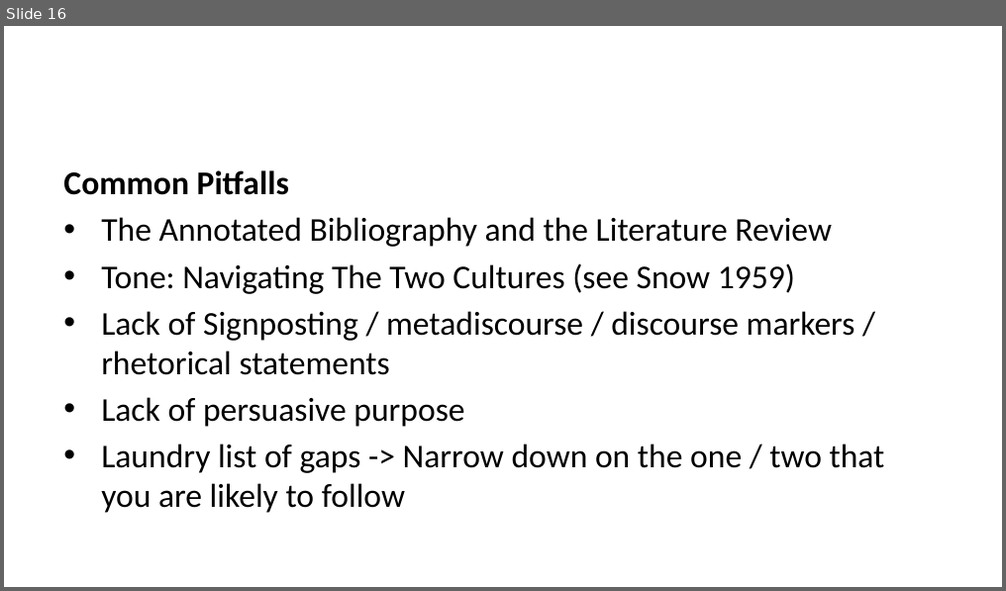
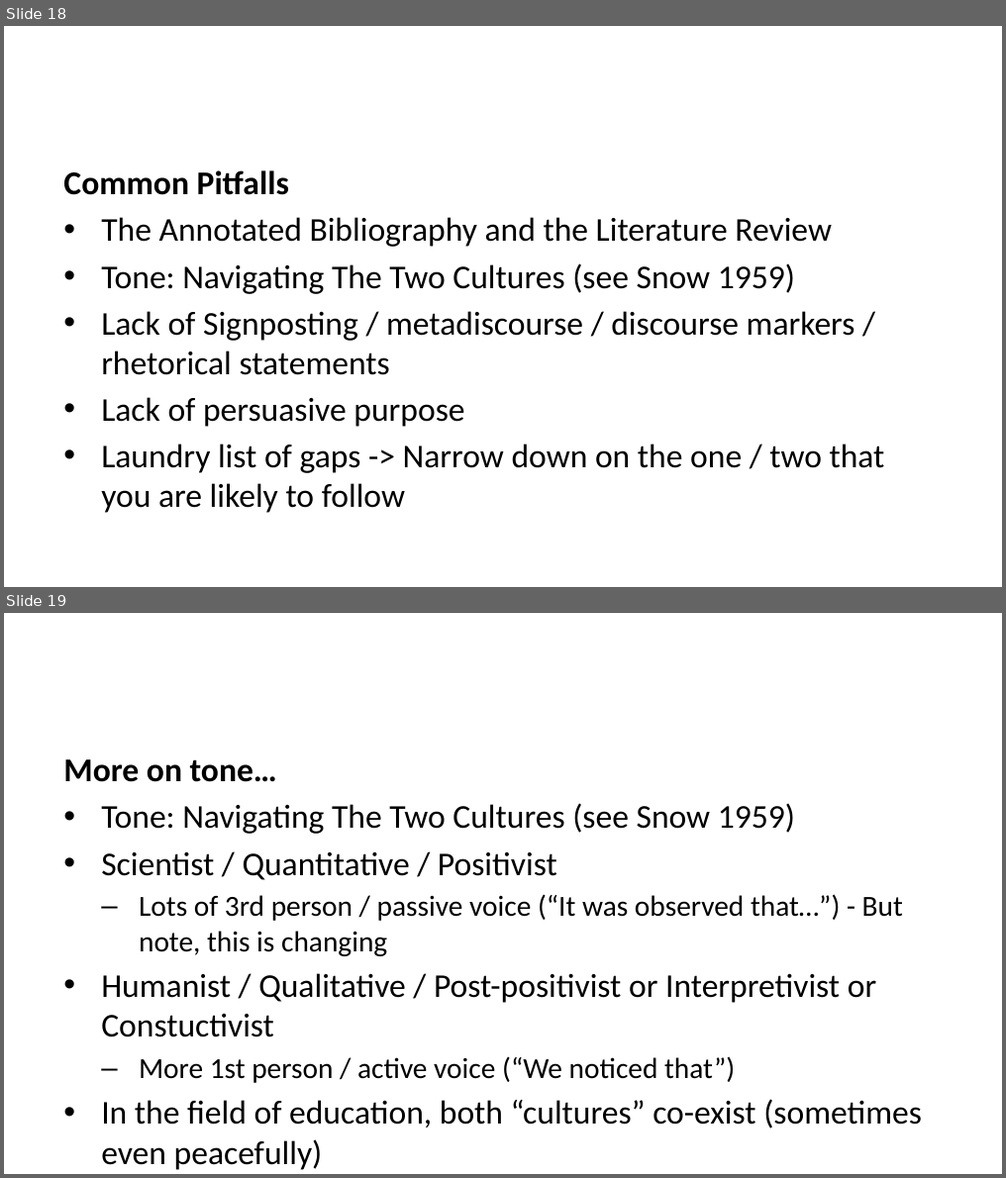
Before and after one commit to liammagee/night-owl, a slide deck: lectures/590-lecture-2.pptx. Shown one above the other, each under a label of ours: slide 16 before the commit, slides 18 and 19 after it. The pictures are 1006x591 and 1006x1178 pixels, drawn with LibreOffice and Linux fonts; fonts in the diff are those of the drawing. Boxes give left, top, right and bottom in pixels: in the first picture for what was removed or moved away, otherwise in the second. Text is boxed around its words. In the diff, an @@ line names an element or a change of style, - is before the commit and + after.

```diff
--- a/lectures/590-lecture-2.pptx
+++ b/lectures/590-lecture-2.pptx
@@ slide 19 added at (x1=4, y1=613, x2=1002, y2=1174), background #FFFFFF @@
@@ text added at (x1=63, y1=760, x2=922, y2=1129), 24 pt, text #000000 @@
+More on tone…
+• Tone: Navigating The Two Cultures (see Snow 1959)
+• Scientist / Quantitative / Positivist
+  – Lots of 3rd person / passive voice (“It was observed that…”) - But note, this is changing
+• Humanist / Qualitative / Post-positivist or Interpretivist or Constuctivist
+  – More 1st person / active voice (“We noticed that”)
+• In the field of education, both “cultures” co-exist (sometimes even peacefully)
+• How do you decide on your tone?
@@ what was slide 16 is now slide 18 @@
```
Also in this commit, not shown: 6 slides changed, 3 other slides added, 42 other files.
